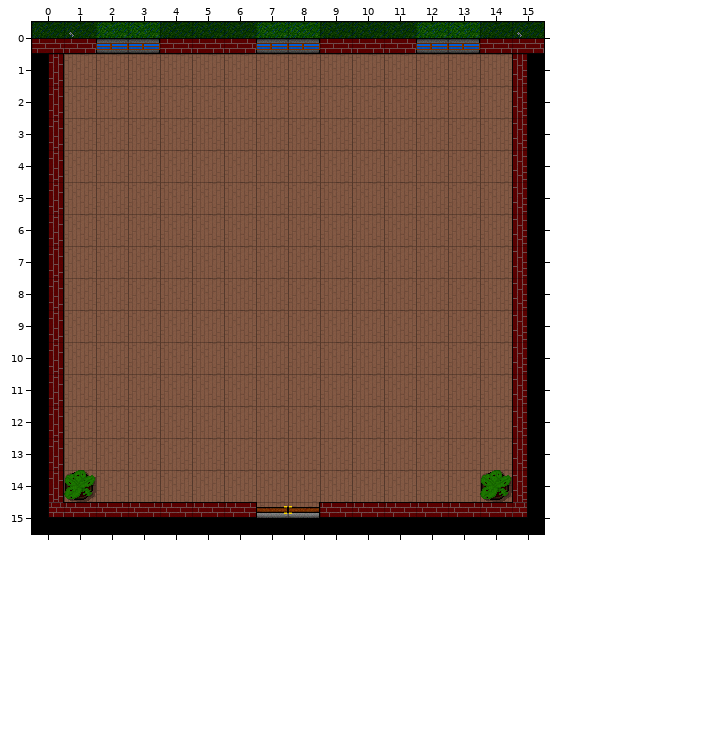
Tiled map (JSON), stored at assets/maps/bath_room.json. Above, as it was before the edit.
Cells are 32x32 px. Shown: x 0..15, y 0..15.
The same view after the edit:
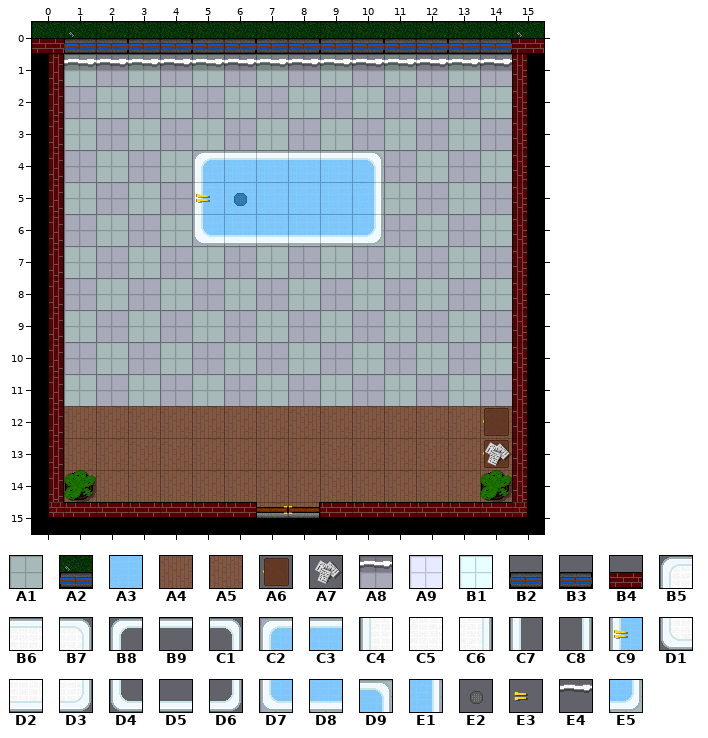
Key: from "tileset": A1 1, A2 2, A3 6, A4 10, A5 11, A6 26, A7 40, A8 48, A9 56, B1 57, B2 65, B3 66, B4 83, B5 120, B6 121, B7 122, B8 123, B9 124, C1 125, C2 127, C3 128, C4 130, C5 131, C6 132, C7 133, C8 135, C9 137, D1 140, D2 141, D3 142, D4 143, D5 144, D6 145, D7 147, D8 148, D9 159, E1 169, E2 170, E3 171, E4 172, E5 179.
__ is an empty cell, ## one hidden under a higher layer.
Tiles replaced or removed in this view: A1, A4, B2, B3, B4.
Tiles of an added or newly shown layer are drawn over the layers below it.
See-through tiles are keyed as they look on the map.
Commit message: Design bathroom room
From old to new:
Changed rows in their new state; .. is an unchanged cell.
Layer "Floor":
first column x 1:
 1 B1 A9 B1 A9 B1 A9 B1 A9 B1 A9 B1 A9 B1 A9
 2 A9 B1 A9 B1 A9 B1 A9 B1 A9 B1 A9 B1 A9 B1
 3 B1 A9 B1 A9 B1 A9 B1 A9 B1 A9 B1 A9 B1 A9
 4 A9 B1 A9 B1 A9 B1 A9 B1 A9 B1 A9 B1 A9 B1
 5 B1 A9 B1 A9 B1 ## ## ## ## A9 B1 A9 B1 A9
 6 A9 B1 A9 B1 A9 B1 A9 B1 A9 B1 A9 B1 A9 B1
 7 B1 A9 B1 A9 B1 A9 B1 A9 B1 A9 B1 A9 B1 A9
 8 A9 B1 A9 B1 A9 B1 A9 B1 A9 B1 A9 B1 A9 B1
 9 B1 A9 B1 A9 B1 A9 B1 A9 B1 A9 B1 A9 B1 A9
10 A9 B1 A9 B1 A9 B1 A9 B1 A9 B1 A9 B1 A9 B1
11 B1 A9 B1 A9 B1 A9 B1 A9 B1 A9 B1 A9 B1 A9
12 .. .. .. .. .. .. .. A5 .. .. .. .. .. ..
13 .. .. A5 A5 .. .. .. .. A5 .. .. A5 .. ..
14 .. .. .. .. .. .. .. .. A5 .. .. .. .. ..
Layer "Darkness":
first column x 1:
 0 .. A2 A2 .. .. .. A2 A2 .. .. .. A2 A2 ..
 1 A1 A1 A1 A1 A1 A1 A1 A1 A1 A1 A1 A1 A1 A1
 2 A1 A1 A1 A1 A1 A1 A1 A1 A1 A1 A1 A1 A1 A1
 3 A1 A1 A1 A1 A1 A1 A1 A1 A1 A1 A1 A1 A1 A1
 4 A1 A1 A1 A1 A1 A1 A1 A1 A1 A1 A1 A1 A1 A1
 5 A1 A1 A1 A1 A1 .. .. .. .. A1 A1 A1 A1 A1
 6 A1 A1 A1 A1 A1 A1 A1 A1 A1 A1 A1 A1 A1 A1
 7 A1 A1 A1 A1 A1 A1 A1 A1 A1 A1 A1 A1 A1 A1
 8 A1 A1 A1 A1 A1 A1 A1 A1 A1 A1 A1 A1 A1 A1
 9 A1 A1 A1 A1 A1 A1 A1 A1 A1 A1 A1 A1 A1 A1
10 A1 A1 A1 A1 A1 A1 A1 A1 A1 A1 A1 A1 A1 A1
11 A1 A1 A1 A1 A1 A1 A1 A1 A1 A1 A1 A1 A1 A1
Layer "Darkness+" (added):
first column x 1:
 1 A8 A8 A8 A8 A8 A8 A8 A8 A8 A8 A8 A8 A8 A8
Layer "Wall":
first column x 1:
 0 B2 B3 B2 B3 B2 B3 .. .. B2 B3 B2 B3 B2 B3
 1 E4 E4 E4 E4 E4 E4 E4 E4 E4 E4 E4 E4 E4 E4
Layer "Furniture":
first column x 14:
12 A6
13 A6
Layer "Tub floor" (added):
first column x 5:
 4 B5 B6 B6 B6 B6 B7
 5 C4 C5 C5 C5 C5 C6
 6 D1 D2 D2 D2 D2 D3
Layer "Tub drain" (added):
first column x 6:
 5 E2
Layer "Tub water" (added):
first column x 5:
 4 C2 C3 C3 C3 C3 D9
 5 C9 A3 A3 A3 A3 E1
 6 D7 D8 D8 D8 D8 E5
Layer "Tub Rim" (added):
first column x 5:
 4 B8 B9 B9 B9 B9 C1
 5 C7 .. .. .. .. C8
 6 D4 D5 D5 D5 D5 D6
Layer "Tub pipes / furniture toppings" (added):
first column x 5:
 5 E3
first column x 14:
13 A7
Pixel boxes of the changes (left, top, right, bottom) in both pictures:
changed: (64, 22, 512, 502)
